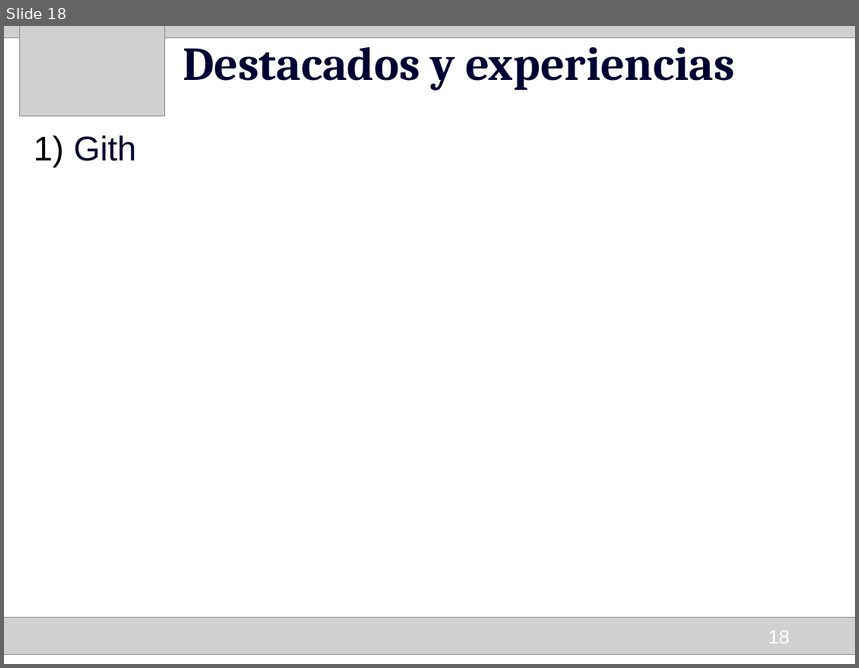
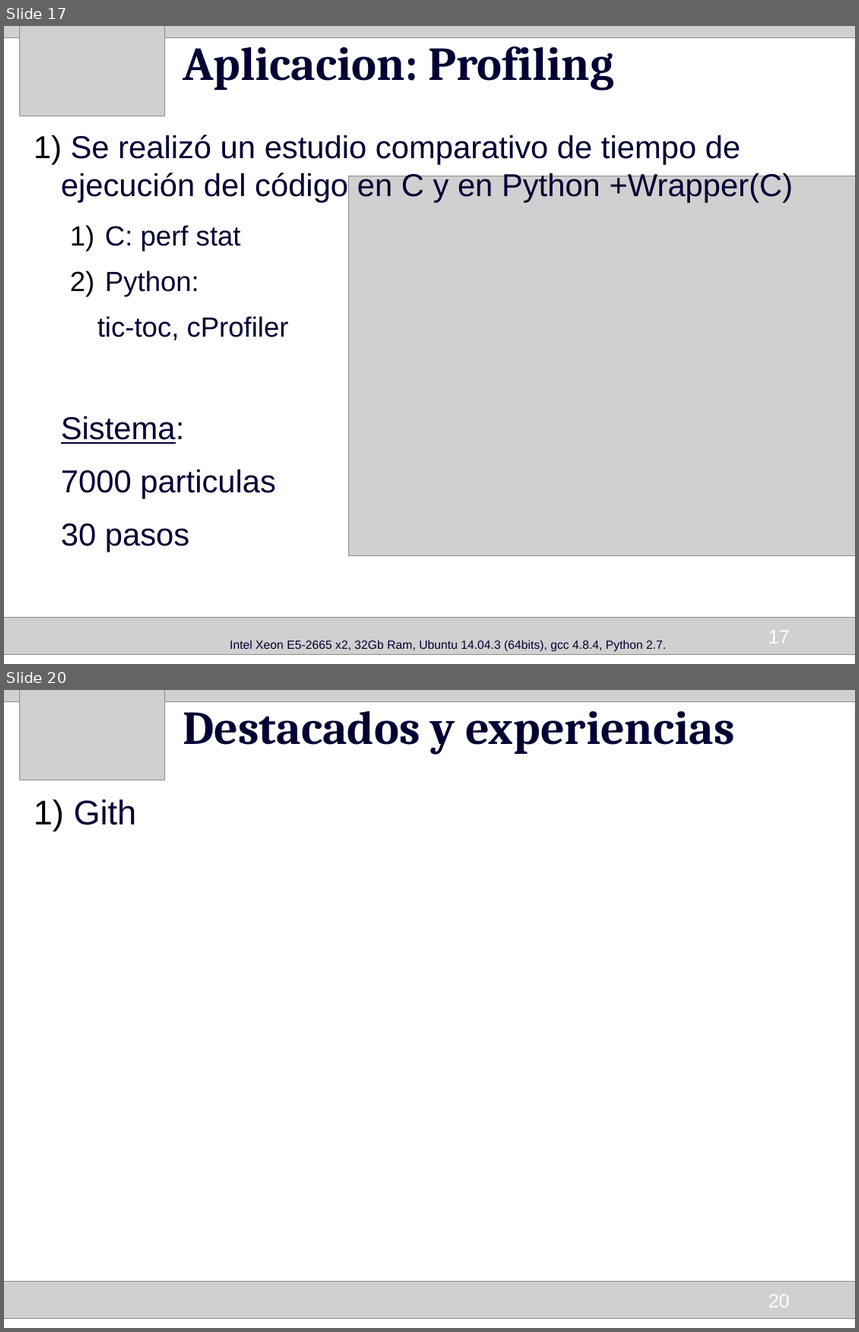
Before and after one commit to HumbertoCelleri/ljmd, a slide deck: presentacion/Presentacion.odp. Shown one above the other, each under a label of ours: slide 18 before the commit, slides 17 and 20 after it; the slides between them are not shown. The pictures are 859x668 and 859x1332 pixels, drawn with LibreOffice and Linux fonts; fonts in the diff are those of the drawing; grey boxes stand for pictures. Boxes give left, top, right and bottom in pixels: in the first picture for what was removed or moved away, otherwise in the second. Text is boxed around its words. In the diff, an @@ line names an element or a change of style, - is before the commit and + after.

```diff
--- a/presentacion/Presentacion.odp
+++ b/presentacion/Presentacion.odp
@@ slide 17 added at [4,26,855,664], background #FFFFFF @@
@@ picture added at [4,26,855,31] @@
@@ picture added at [4,26,855,37] @@
@@ picture added at [19,26,164,116] @@
@@ title added at [183,37,614,91], 44 pt, text #000033, bold @@
+Aplicacion: Profiling
@@ text added at [61,135,794,652], 29.6 pt, text #000033 @@
+1) Se realizó un estudio comparativo de tiempo de ejecución del código en C y en Python +Wrapper(C)
+  1) C: perf stat
+  2) Python:
+  tic-toc, cProfiler
+Sistema:
+7000 particulas
+30 pasos
+Intel Xeon E5-2665 x2, 32Gb Ram, Ubuntu 14.04.3 (64bits), gcc 4.8.4, Python 2.7.
@@ picture added at [348,176,855,556] @@
@@ picture added at [4,618,855,655] @@
@@ page number added at [769,631,790,644], 18 pt, text #FFFFFF @@
+17
@@ what was slide 18 is now slide 20 @@
@@ page number at [769,1295,790,1308]: text changed @@
-18
+20
```
Also in this commit, not shown: 5 slides changed, 5 other slides added, 2 slides removed.
